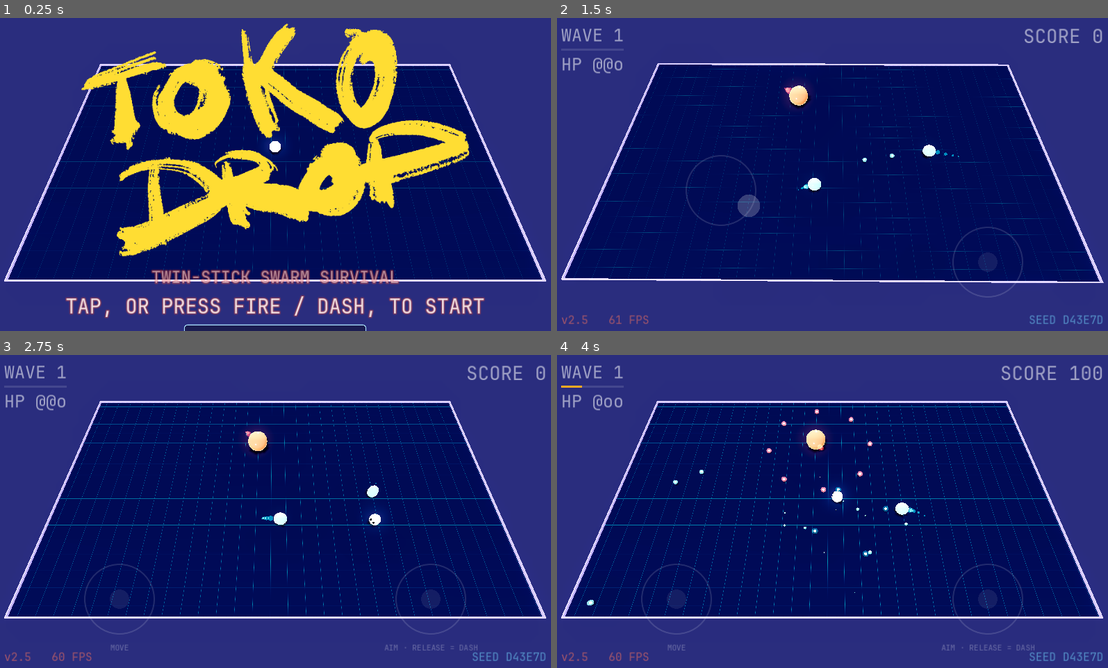
Above: before the commit, frames 1-4 (two rows, left to right).
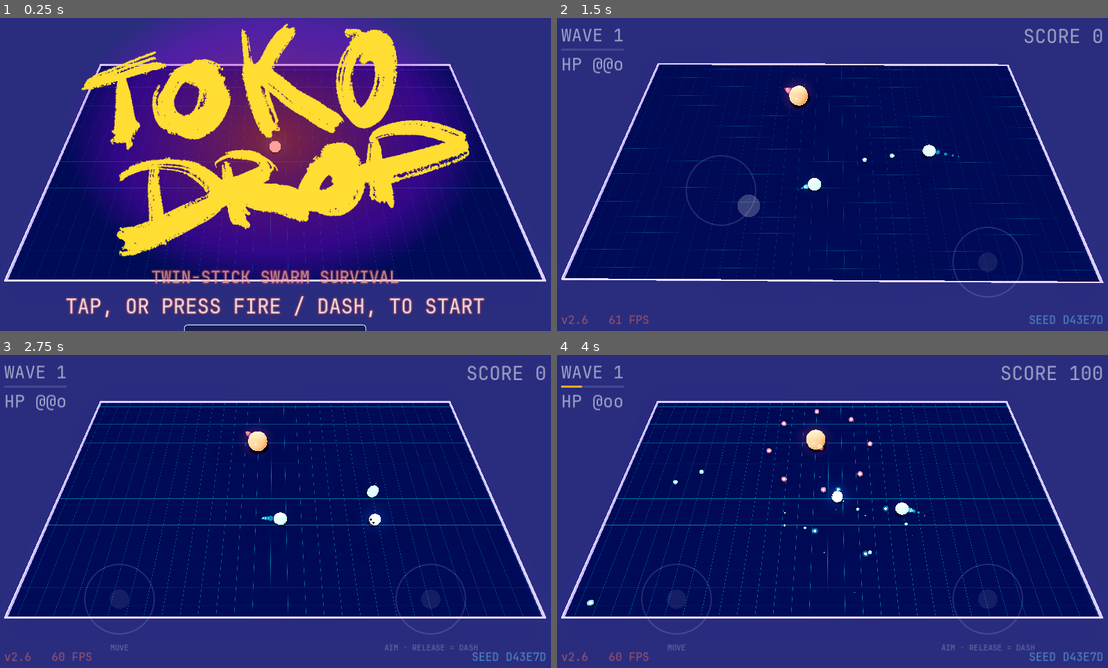
Above: after the commit, the same moments.

Repository: mbace1/toko-drop-godot
Game: Godot game, scene res://scenes/main.tscn
Two runs of this game, one before a commit and one after it. Both use one fixed random seed, a clock stepped at 60 frames per second and the inputs below.
Inputs (mouse positions are in pixels of both pictures, inside the frame that each line leads up to):
- Up to frame 1 (0.25 s): no input
- Up to frame 2 (1.5 s): tap Enter at 0.5 s; move the mouse to (953, 158) at 0.52 s; hold D (move_right) 0.53-1.25 s; tap Space (dash) at 0.6 s; click (953, 158) at 0.67 s; drag from (722, 190) to (804, 237) at 1.27 s
- Up to frame 3 (2.75 s): move the mouse to (330, 442) at 2.02 s; hold D (move_right) from 2.03 s (still down); hold Shift from 2.03 s (still down); click (330, 442) at 2.17 s
- Up to frame 4 (4 s): release D (move_right) at 2.75 s; release Shift at 2.75 s; drag from (804, 574) to (667, 464) at 2.77 s; move the mouse to (997, 558) at 3.52 s; hold A (move_left) from 3.53 s (still down); tap Space (dash) at 3.6 s; click (997, 558) at 3.67 s

The runs differ from the first frame. In frame 1, 27% of the frame differs, in the area x 16-84%, y 0-82%; in frame 2, less than 0.1%; in frame 3, less than 0.1%; in frame 4, less than 0.1%.

Commit message:
Add the logo's neon wash, and cover all four screens with a test
Ports the radial gradient the browser paints behind the wordmark —
ellipse 52%/48%, orange centre through violet to nothing, spilling past
the logo box. It is a RADIAL gradient rather than a drop shadow for the
reason showTitle()'s own comment gives: the rectangular shadow it
replaced "read as a pink box". A VBox stacks its children, so the logo
sits in a small wrapper with the wash anchored behind it.

The more useful half is the test. The title, pause, death and
level-recap screens all share one CenterContainer, with the menu-only
chrome hidden on the others so the box collapses to just the message
label. That has now been restructured three times and each time the only
check was a screenshot of ONE of the four screens — the death recap in
particular had never actually been looked at. _test_screen_states
asserts all of them, plus the chip invariants (one chip per row, exactly
one reads ON, and it is the row the caret is on).

Worth recording how the death screen got verified, because the first two
attempts were wrong. Idling a real run to reach the recap kept missing
it, and I read a seed change across two DIFFERENT browser sessions as
"the game restarts itself with no input" — which would have been a
serious bug. It was not: instrumenting the only caller of _start_game
and idling 150s produced ZERO start triggers, and re-reading the frames
showed HP 2/3 and score 0, i.e. still the first run, never dead. The
logic test is the answer a screenshot could not give.

Co-Authored-By: Claude Sonnet 5 <noreply@anthropic.com>
Claude-Session: https://claude.ai/code/session_01YVYCthnnpMWQ6WawyhARue

Diff:
--- a/scripts/main.gd
+++ b/scripts/main.gd
@@ -48,7 +48,7 @@
 
 ## main.js GRID_CELL — world units per floor-grid cell, chosen to keep the
 ## Shown in the corner, the way the browser prints v221.
-const VERSION := "2.5"
+const VERSION := "2.6"
 
 ## cells square on a non-square arena.
 const GRID_CELL := 1.286
@@ -210,6 +210,8 @@
 var _menu_box: VBoxContainer
 var _menu_center: CenterContainer
 var _logo: TextureRect
+var _logo_glow: TextureRect
+var _logo_wrap: Control
 var _best_label: Label
 var _mode_list: VBoxContainer
 var _mode_chips: Array[PanelContainer] = []
@@ -643,16 +645,57 @@
 	# than being approximated. Browser sizing is `min(72vw, 340px, 43vh)`;
 	# 72% of the design width is the equivalent here, since 1280 design units
 	# now span exactly the screen width.
+	# A wrapper so the neon wash can sit BEHIND the wordmark rather than beside
+	# it — a VBox stacks its children, so the glow cannot simply be a sibling.
+	_logo_wrap = Control.new()
+	_logo_wrap.custom_minimum_size = Vector2(920.0, 560.0)
+	_logo_wrap.size_flags_horizontal = Control.SIZE_SHRINK_CENTER
+	_logo_wrap.mouse_filter = Control.MOUSE_FILTER_IGNORE
+	_logo_wrap.hide()
+	_menu_box.add_child(_logo_wrap)
+
+	# main.js draws a soft oval wash behind the lettering:
+	#   radial-gradient(ellipse 52% 48% at 50% 50%,
+	#                   rgba(255,68,34,0.50), rgba(170,0,255,0.30) 55%,
+	#                   rgba(170,0,255,0) 74%)
+	# at `inset: -34% -22%`, i.e. spilling well past the logo box. Its own
+	# comment in showTitle() says why it is a RADIAL gradient and not a
+	# drop-shadow: the old rectangular shadow "read as a pink box".
+	var grad := Gradient.new()
+	grad.set_color(0, Color(1.0, 0.267, 0.133, 0.50))
+	grad.set_offset(0, 0.0)
+	grad.set_color(1, Color(0.667, 0.0, 1.0, 0.0))
+	grad.set_offset(1, 0.74)
+	grad.add_point(0.55, Color(0.667, 0.0, 1.0, 0.30))
+	var wash := GradientTexture2D.new()
+	wash.gradient = grad
+	wash.fill = GradientTexture2D.FILL_RADIAL
+	wash.fill_from = Vector2(0.5, 0.5)
+	wash.fill_to = Vector2(1.0, 0.5)
+	wash.width = 256
+	wash.height = 256
+
+	_logo_glow = TextureRect.new()
+	_logo_glow.texture = wash
+	_logo_glow.expand_mode = TextureRect.EXPAND_IGNORE_SIZE
+	_logo_glow.stretch_mode = TextureRect.STRETCH_SCALE
+	_logo_glow.mouse_filter = Control.MOUSE_FILTER_IGNORE
+	_logo_glow.set_anchors_preset(Control.PRESET_FULL_RECT)
+	# The browser's own inset, as a fraction of the box it spills out of.
+	_logo_glow.offset_left = -0.22 * 920.0
+	_logo_glow.offset_right = 0.22 * 920.0
+	_logo_glow.offset_top = -0.34 * 560.0
+	_logo_glow.offset_bottom = 0.34 * 560.0
+	_logo_wrap.add_child(_logo_glow)
+
 	_logo = TextureRect.new()
 	if ResourceLoader.exists(LOGO_PATH):
 		_logo.texture = load(LOGO_PATH)
 	_logo.expand_mode = TextureRect.EXPAND_IGNORE_SIZE
 	_logo.stretch_mode = TextureRect.STRETCH_KEEP_ASPECT_CENTERED
-	_logo.custom_minimum_size = Vector2(920.0, 560.0)
-	_logo.size_flags_horizontal = Control.SIZE_SHRINK_CENTER
 	_logo.mouse_filter = Control.MOUSE_FILTER_IGNORE
-	_logo.hide()
-	_menu_box.add_child(_logo)
+	_logo.set_anchors_preset(Control.PRESET_FULL_RECT)
+	_logo_wrap.add_child(_logo)
 
 	# Kept as a fallback headline for the case where the art is missing, so a
 	# failed load is a plain title rather than a title screen with no title.
@@ -1889,8 +1932,8 @@
 ## label used to, so pause/death/recap need no layout of their own.
 func _menu_chrome(on: bool) -> void:
 	var have_logo: bool = _logo != null and _logo.texture != null
-	if _logo != null:
-		_logo.visible = on and have_logo
+	if _logo_wrap != null:
+		_logo_wrap.visible = on and have_logo
 	for l in [_subtitle_label, _cta_label, _controls_label]:
 		if l != null:
 			l.visible = on
--- a/tests/smoke.gd
+++ b/tests/smoke.gd
@@ -70,6 +70,7 @@
 	_test_score_mult_wiring()
 	_test_gates_wiring()
 	_test_orientation_wiring()
+	_test_screen_states()
 	_test_foam_wiring()
 	_test_kill_scoring()
 	_test_adaptive_quality()
@@ -1630,6 +1631,56 @@
 ## The portrait/landscape dual-arena system (main.js ARENA_PRESETS), added
 ## 2026-08-26 after a real phone in portrait showed a landscape level, a
 ## landscape camera, and a landscape HUD regardless of the actual screen.
+## Which labels each SCREEN shows. The title, pause, death and level-recap
+## screens all share one CenterContainer, and the menu-only chrome (logo,
+## subtitle, call to action, mode chips, controls) is hidden on the others so
+## the box collapses to just the message label. That has now been restructured
+## three times — hand-positioned labels, then a VBox, then a CenterContainer —
+## and each time the only check was a screenshot of ONE of the four screens.
+## This asserts all of them, so the next restructure cannot quietly leave the
+## death recap with a title over it or the menu with no chips.
+func _test_screen_states() -> void:
+	var main = load("res://scenes/main.tscn").instantiate()
+	get_root().add_child(main)
+
+	main._show_menu()
+	_check(main._logo_wrap.visible or main._title_label.visible,
+		"the menu shows a headline (logo, or the text fallback)")
+	_check(main._subtitle_label.visible, "and the subtitle")
+	_check(main._cta_label.visible, "and the call to action")
+	_check(main._mode_list.visible, "and the mode chips")
+	_check(main._controls_label.visible, "and the controls block")
+	_check(not main._msg_label.visible,
+		"but NOT the message label — the chips replaced what it said here")
+
+	# Every mode row got a chip, and exactly one reads ON.
+	_check(main._mode_chips.size() == main.MODE_ROWS.size(),
+		"one chip per mode row")
+	var on_count := 0
+	for i in main.MODE_ROWS.size():
+		if main._mode_chip_labels[i].text.ends_with(": ON"):
+			on_count += 1
+	_check(on_count == 1, "exactly one chip reads ON")
+	_check(main._mode_chip_labels[main._menu_row].text.ends_with(": ON"),
+		"and it is the row the caret is on — ON must mean what START will play")
+
+	# The death recap: chrome gone, message back.
+	main.mode = main.Mode.CLASSIC
+	main._on_player_dead()
+	_check(main.state == main.State.DEAD, "dying puts the game in the DEAD state")
+	_check(not main._logo_wrap.visible, "the death recap hides the logo")
+	_check(not main._cta_label.visible, "and the call to action")
+	_check(not main._mode_list.visible, "and the mode chips")
+	_check(main._msg_label.visible, "and shows the recap text instead")
+	_check(main._msg_label.text.length() > 0, "which is not empty")
+
+	# Back to the title, and everything comes back.
+	main._show_menu()
+	_check(main._mode_list.visible, "returning to the title restores the chips")
+	_check(not main._msg_label.visible, "and hides the recap text again")
+
+	main.queue_free()
+
 func _test_orientation_wiring() -> void:
 	var main = load("res://scenes/main.tscn").instantiate()
 	get_root().add_child(main)
Not shown, changed: PORT_STATUS.md
